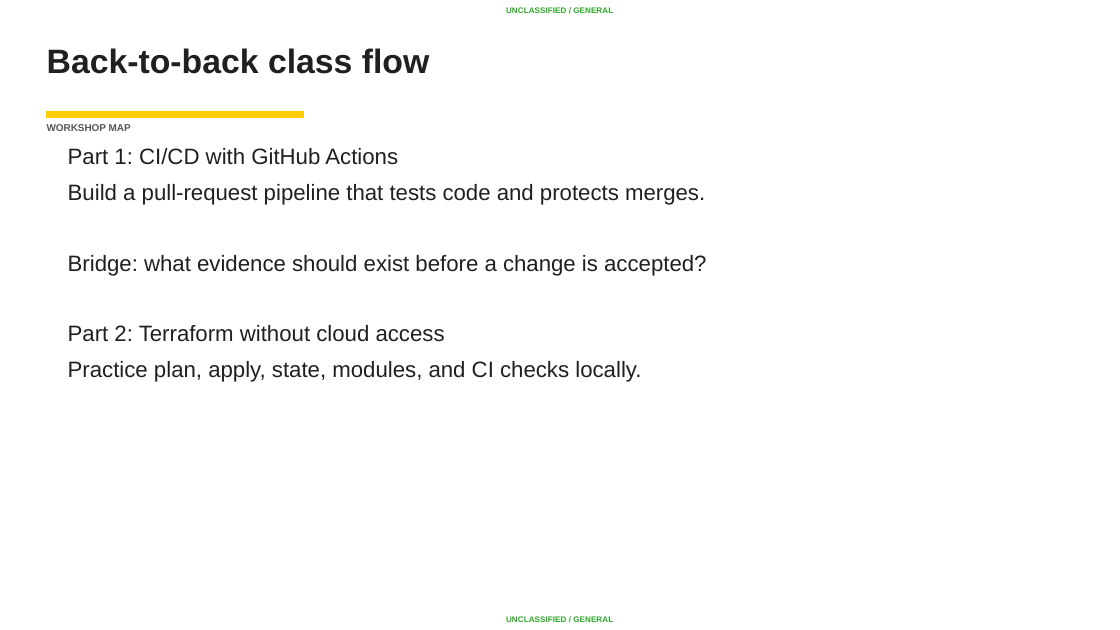
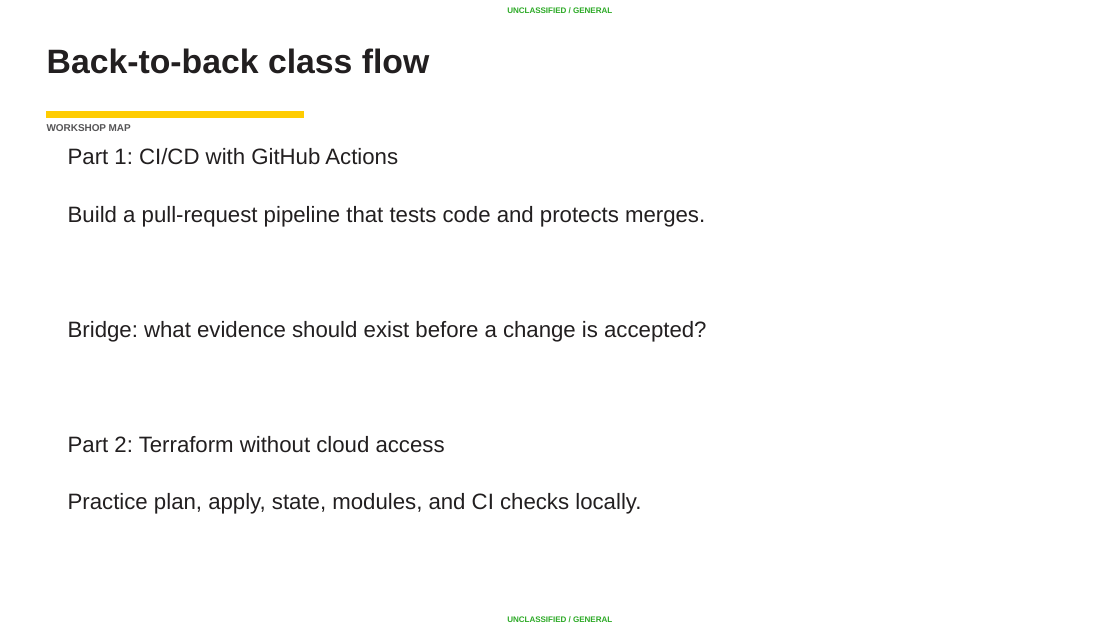
Before and after one commit to AC-Fab/summer-course, a slide deck: slide 4 of DevOps/Lesson 04-05 - CICD and Terraform/CI-CD-Terraform-back-to-back-class.pptx (slide 3 before the commit). Drawn at 1120x630 pixels with LibreOffice and Linux fonts; fonts in the diff are those of the drawing; background and template pictures are left out. Boxes give left, top, right and bottom in pixels: in the first picture for what was removed or moved away, otherwise in the second. Text is boxed around its words. In the diff, an @@ line names an element or a change of style, - is before the commit and + after.

```diff
--- a/DevOps/Lesson 04-05 - CICD and Terraform/CI-CD-Terraform-back-to-back-class.pptx
+++ b/DevOps/Lesson 04-05 - CICD and Terraform/CI-CD-Terraform-back-to-back-class.pptx
@@ text "Part 1: CI/CD with GitHub ..." at bbox=[68, 148, 706, 514]: size 14.2 to 14.3 pt; indent changed; more space between paragraphs @@
```
Also in this commit, not shown: 26 other slides changed, 4 slides added, 1 slide removed.
